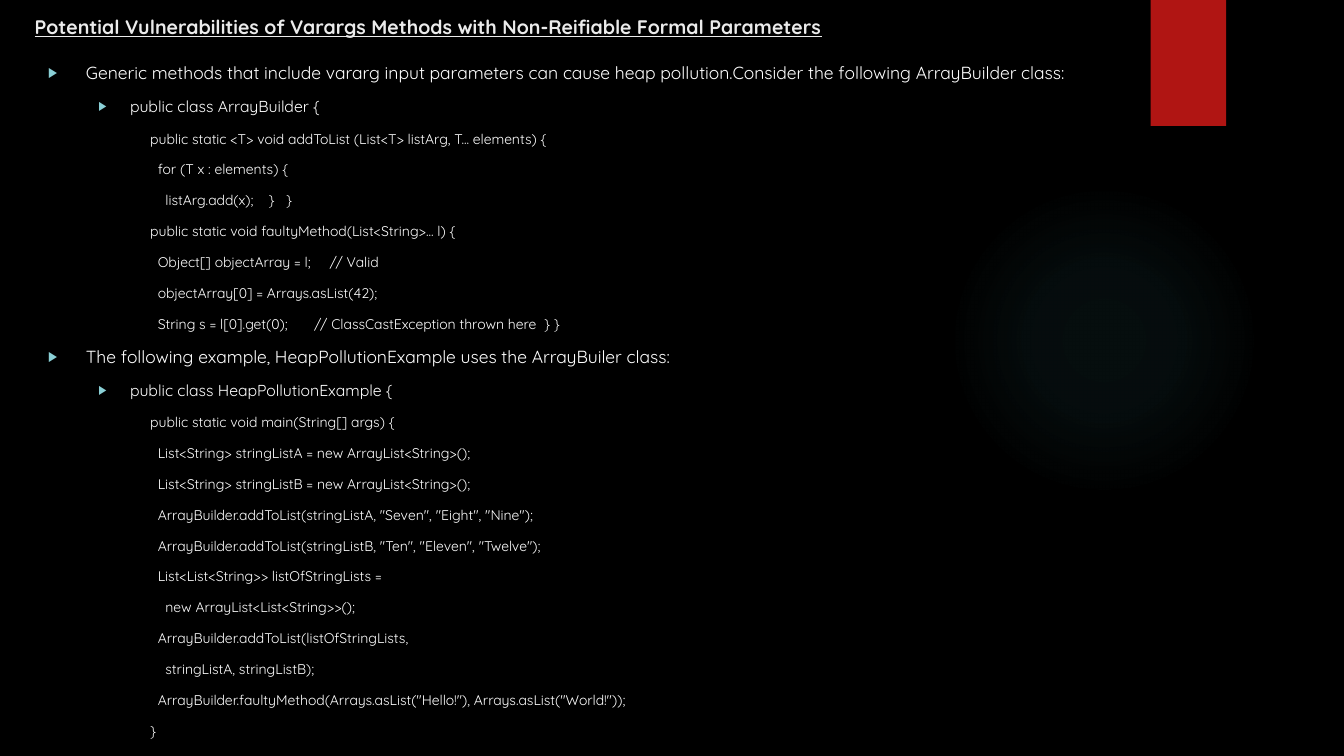
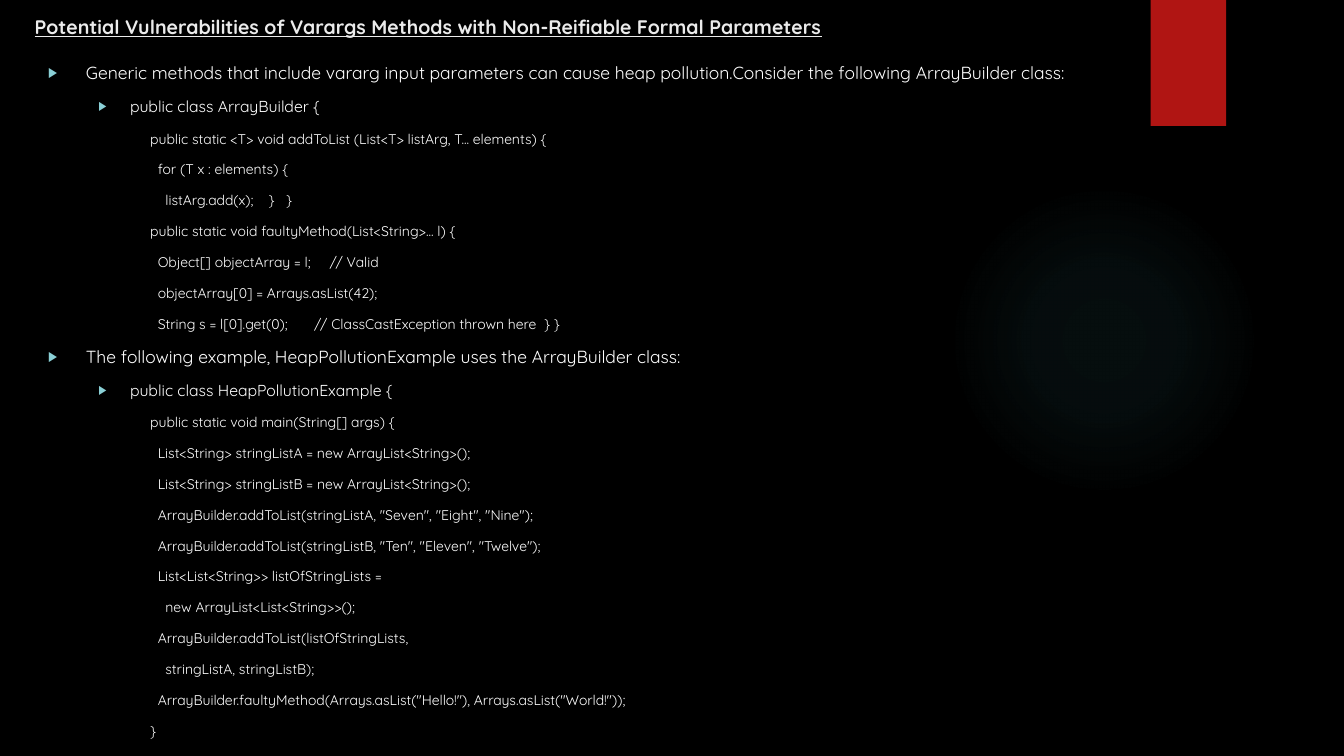
Before and after one commit to rudhrainfogain/JavaGenerics, a slide deck: slide 60 of src/main/resources/JavaGenerics.pptx (slide 59 before the commit). Drawn at 1344x756 pixels with LibreOffice and Linux fonts; fonts in the diff are those of the drawing; background and template pictures are left out. Boxes give left, top, right and bottom in pixels: in the first picture for what was removed or moved away, otherwise in the second. Text is boxed around its words. In the diff, an @@ line names an element or a change of style, - is before the commit and + after.

```diff
--- a/src/main/resources/JavaGenerics.pptx
+++ b/src/main/resources/JavaGenerics.pptx
@@ text at bbox=[86, 350, 680, 367]: text changed @@
-▶ The following example, HeapPollutionExample uses the ArrayBuiler class:
+▶ The following example, HeapPollutionExample uses the ArrayBuilder class:
```
Also in this commit, not shown: 2 other slides changed, 1 slide added.
